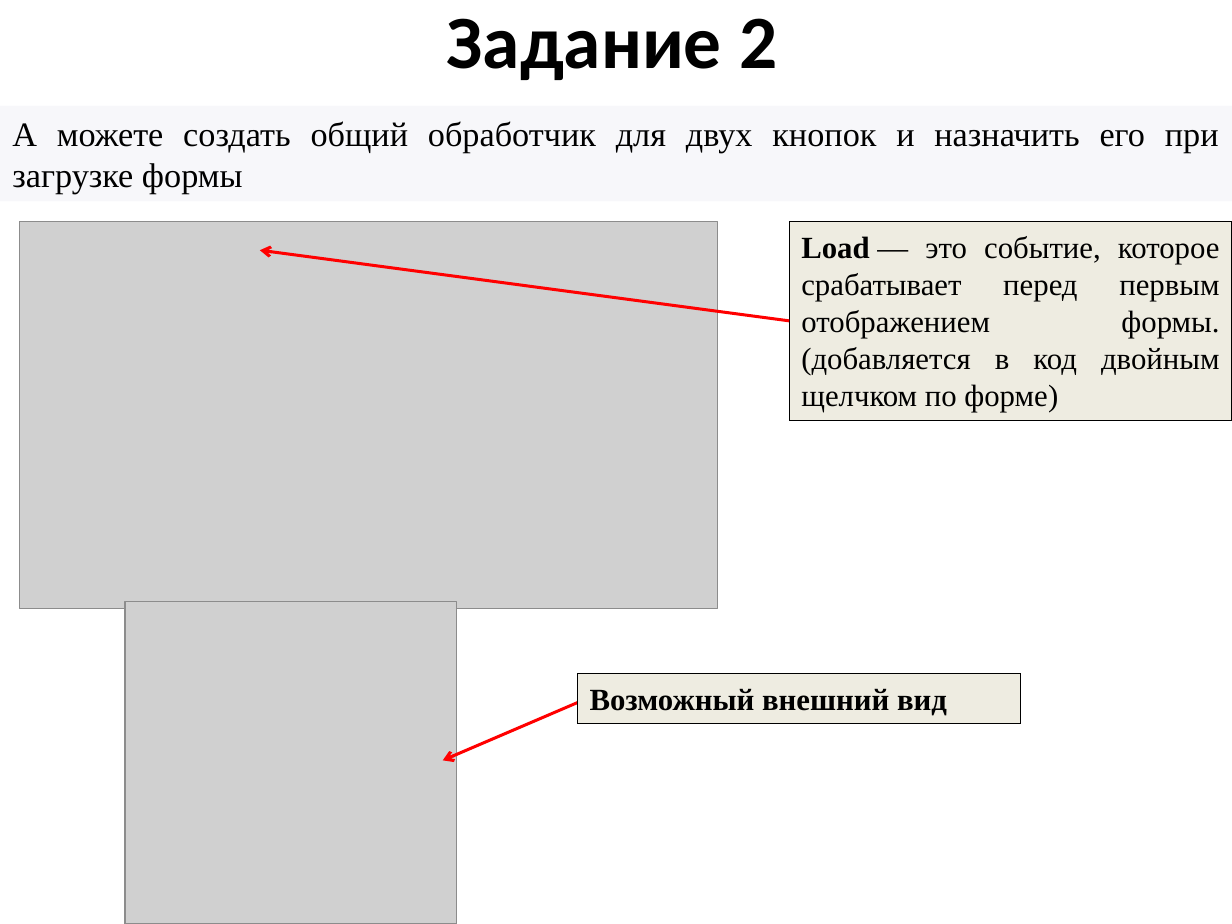
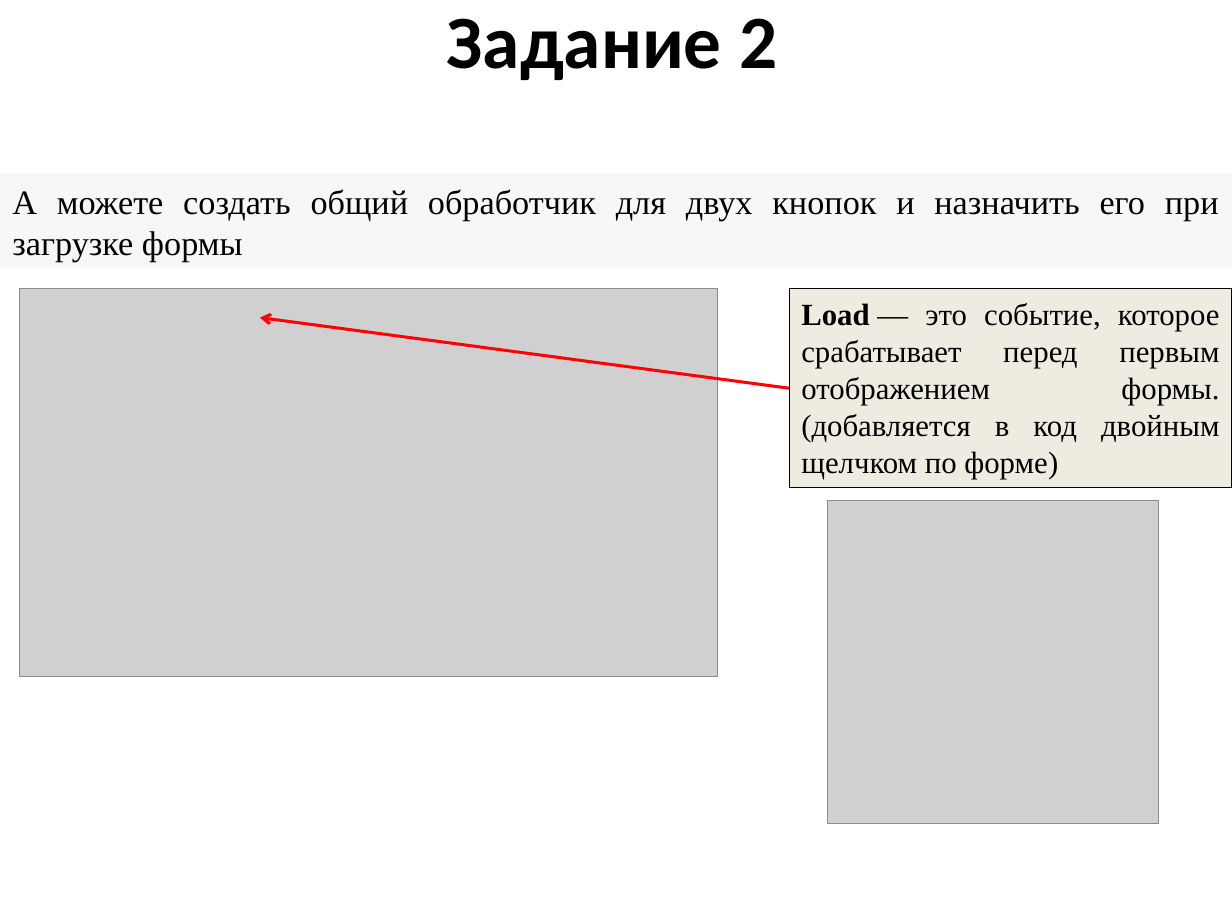
Before and after one commit to mbdatateach/site, a slide deck: slide 10 of sharp/1 Знакомство.pptx (slide 11 before the commit). Drawn at 1232x924 pixels with LibreOffice and Linux fonts; fonts in the diff are those of the drawing; grey boxes stand for pictures. Boxes give left, top, right and bottom in pixels: in the first picture for what was removed or moved away, otherwise in the second. Text is boxed around its words. In the diff, an @@ line names an element or a change of style, - is before the commit and + after.

```diff
--- a/sharp/1 Знакомство.pptx
+++ b/sharp/1 Знакомство.pptx
@@ rectangle "А можете создать общий обработчик ...": place and size @@
-rectangle "А можете создать общий обработчик ..." at box(0, 106, 1232, 201)
+rectangle "А можете создать общий обработчик ..." at box(0, 174, 1232, 269)
@@ picture: place and size @@
-picture at box(20, 222, 718, 610)
+picture at box(20, 288, 718, 676)
@@ rectangle "Load — это событие, которое ...": place and size @@
-rectangle "Load — это событие, которое ..." at box(790, 222, 1232, 421)
+rectangle "Load — это событие, которое ..." at box(790, 288, 1232, 488)
@@ arrow moved from (790, 320) - (260, 250) to (790, 388) - (260, 318) @@
@@ picture: place and size @@
-picture at box(126, 601, 457, 924)
+picture at box(828, 500, 1159, 823)
@@ rectangle removed at box(578, 674, 1020, 723) @@
-Возможный внешний вид
@@ arrow removed from (578, 702) to (442, 760) @@
```
Also in this commit, not shown: 2 other slides changed, 3 slides added, 1 slide removed, 8 other files.
